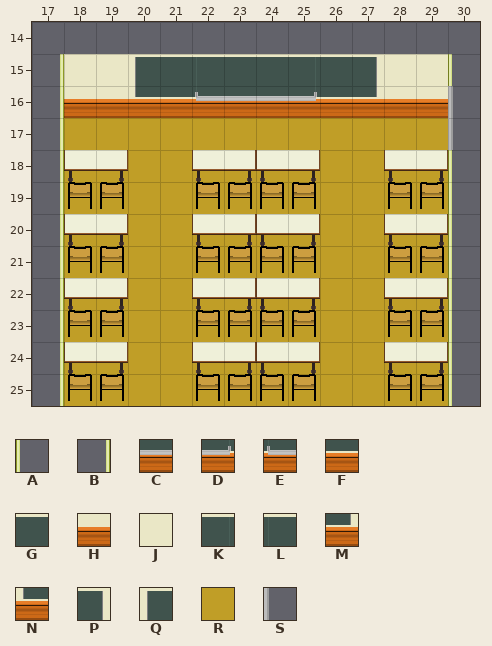
Two versions of a level (Tiled map, res/maps/i210.tmx). The picture above is the old version.
Cells are 32x32 px. Shown: x 17..30, y 14..25. Tiles whose own drawing changed are shown in their newer look in all pictures.
Key: from "jeu de tuiles": A 5, B 5 flipped left-right, C 63, D 64, E 64 flipped left-right, F 65, G 81, H 82, J 83, K 84, L 84 flipped left-right, M 85, N 85 flipped left-right, P 86, Q 86 flipped left-right, R 107, S 126.
_ is an empty cell.
Layers that did not change in this view are not listed.
Layer "floor_tiles" before, first column x 17:
14 ______________
15 BJJQGLGGKGPJJA
16 BHHNFECCDFMHHS
17 BRRRRRRRRRRRRS
18 BRRRRRRRRRRRRA
19 BRRRRRRRRRRRRA
20 BRRRRRRRRRRRRA
21 BRRRRRRRRRRRRA
22 BRRRRRRRRRRRRA
23 BRRRRRRRRRRRRA
24 BRRRRRRRRRRRRA
25 BRRRRRRRRRRRRA
Once edited:
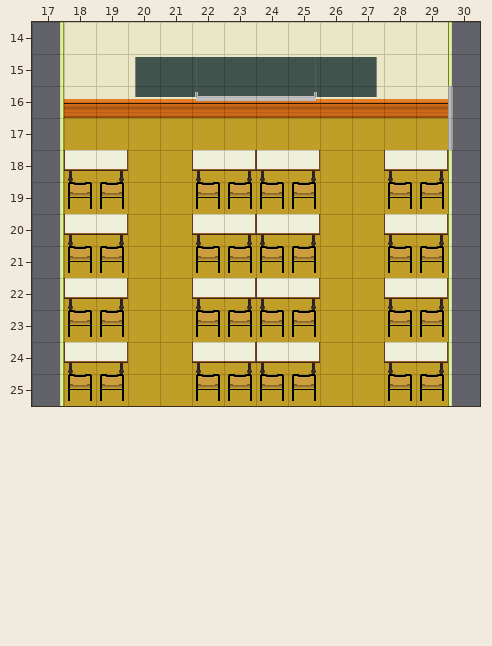
Changes in this commit:
Changed rows in their new state; . is an unchanged cell.
Layer "floor_tiles":
first column x 17:
14 BJJJJJJJJJJJJA
